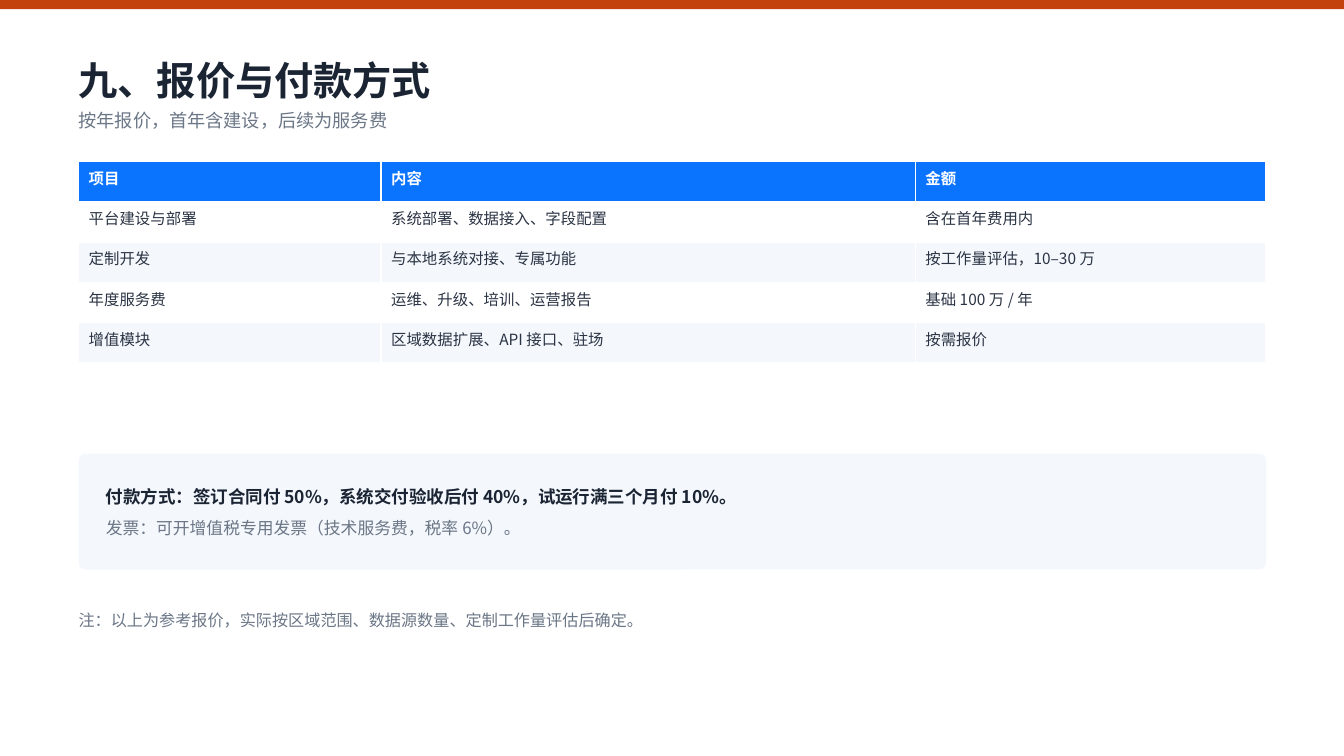
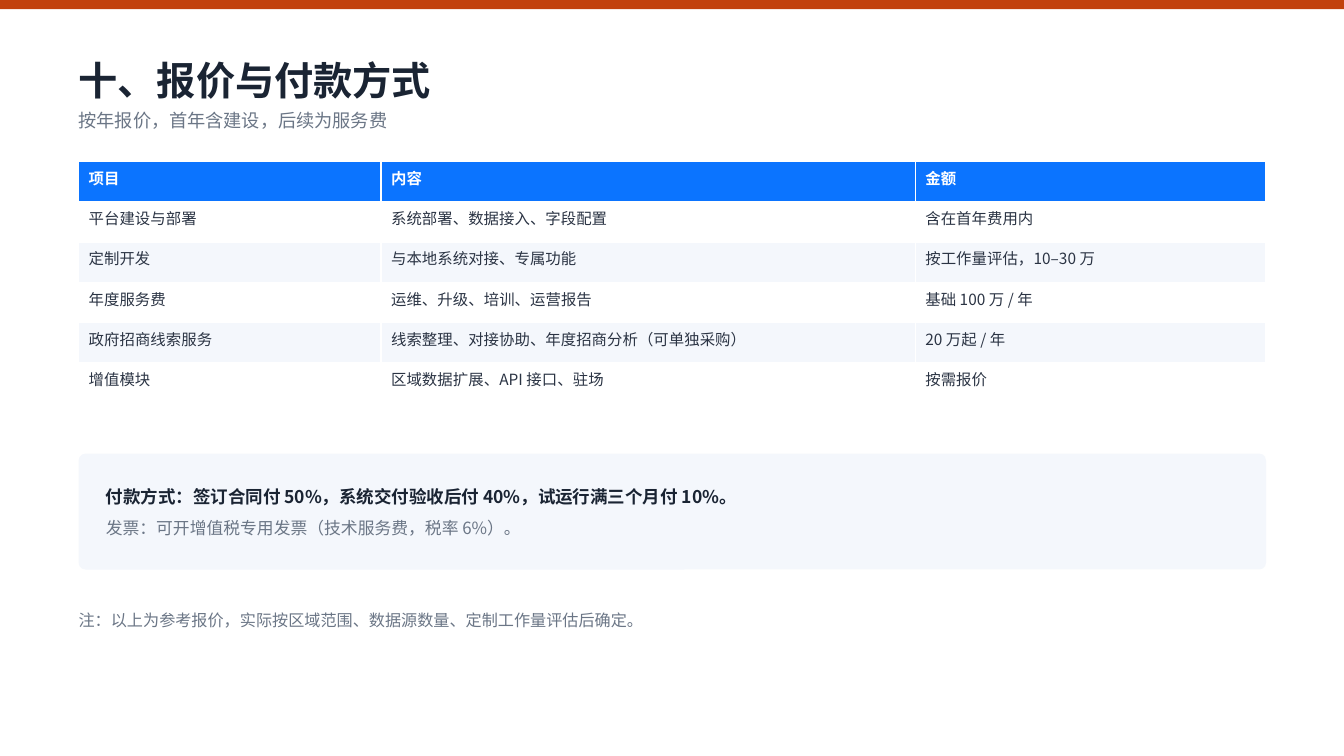
Before and after one commit to lucky0576/xiaoyu-laile, a slide deck: slide 11 of public/docs/region-industry-info-plan.pptx (slide 10 before the commit). Drawn at 1344x756 pixels with LibreOffice and Linux fonts; fonts in the diff are those of the drawing. Boxes give left, top, right and bottom in pixels: in the first picture for what was removed or moved away, otherwise in the second. Text is boxed around its words. In the diff, an @@ line names an element or a change of style, - is before the commit and + after.

Commit message:
﻿方案 PPT 补「政府招商线索服务」页，页数 11 → 12
新增第 10 页：九、专项服务：政府招商线索服务
  副标：不承诺帮你招到企业，而是把「该找谁」这件事做扎实
  左栏「交付内容」6 条：
    目标企业清单 / 每月 10–20 家线索 / 协助对接联络 /
    推介会与企业考察（每年 2 场）/ 线索台账 / 年度招商分析报告
  右栏三块：
    适合谁：区县招商部门 / 产业园区管委会 / 国资平台·招商公司
    报价：20 万起 / 年（按服务范围确定，不含落地奖励）
    橙色边界提示：本服务交付的是线索与对接协助，不对企业最终是否落地作承诺
  页脚说明：这一项与前面的平台建设是两件事 —— 平台是工具，招商是服务，可以单独采购

同步改动
  · 原「九、报价与付款方式」改为「十、」，原「十、为什么是我们」改为「十一、」
  · 报价表新增一行：政府招商线索服务 | 线索整理、对接协助、年度招商分析（可单独采购）| 20 万起 / 年
  · 企业服务页下载按钮文案 11 页 → 12 页（3 处）

实测
  pptx 12 页，标题序列正确 ✅
  第 10 页排版正常（左卡片 + 右侧三块，无重叠溢出）✅
  第 11 页报价表 5 行正常，付款方式与发票说明完整 ✅
  服务器文件已覆盖：53869 字节，HTTP 200 ✅
  企业服务页文案已更新并部署

回归：#/services #/contact-us #/home 正常

```diff
--- a/public/docs/region-industry-info-plan.pptx
+++ b/public/docs/region-industry-info-plan.pptx
@@ text at (79,61,431,99): text changed @@
-九、报价与付款方式
+十、报价与付款方式
@@ table at (79,161,1266,403) @@
+row 5: 政府招商线索服务 | 线索整理、对接协助、年度招商分析（可单独采购） | 20 万起 / 年
```
Also in this commit, not shown: 1 other slide changed, 1 slide added, 2 other files.
